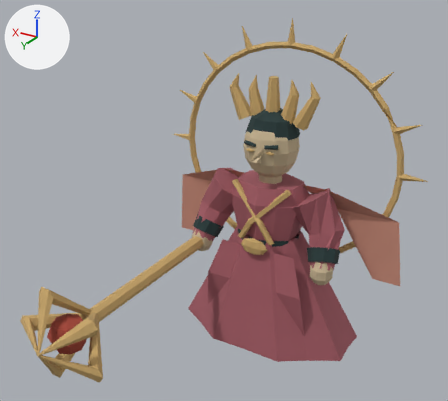
Before and after pictures for a commit that changed the glTF model game/assets/models/boss_wish.glb.
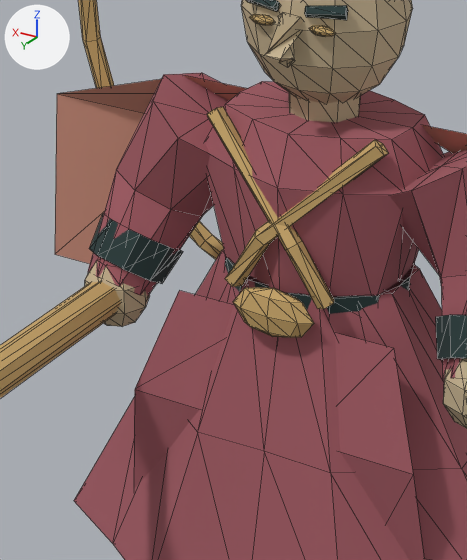
Old and new are each drawn whole from a 50 mm camera at (-3.01, 6.08, 4.86) aimed at (0.04, 1.0, 2.32) and again close up on the part from 37% to 71% of the width and 36% to 82% of the height. Lighting does not change. The marker at upper left points along +X, +Y and +Z. The first two pictures are the older version. The close-ups show mesh edges as thin lines. Where no turn or scale is listed for an object, it has been applied to the vertices. Vertices at exactly the same position are counted once.

Script lines for the objects in view, before the commit:
```python
me_details = bpy.data.meshes.new('Details')
me_details.from_pydata(...)  # 741 vertices, 1380 faces; spans x -1.68..1.68, y -0.47..0.43, z 1.05..4.0
me_details.materials.append(mat_inkvertexpalette)
me_heldmesh = bpy.data.meshes.new('HeldMesh')
me_heldmesh.from_pydata(...)  # 144 vertices, 292 faces; spans x -0.47..0.56, y -0.25..2.75, z -0.5..0.5
me_heldmesh.materials.append(mat_inkvertexpalette)
me_leftarm = bpy.data.meshes.new('LeftArm')
me_leftarm.from_pydata(...)  # 94 vertices, 176 faces; spans x -0.45..0.23, y -0.269..0.388, z -0.904..0.133
me_leftarm.materials.append(mat_inkvertexpalette)
ob_details = bpy.data.objects.new('Details', me_details)
ob_details.location = (0.0, 0.0, 0.0)
ob_heldmesh = bpy.data.objects.new('HeldMesh', me_heldmesh)
ob_heldmesh.location = (0.797, 0.252, 1.36)
ob_leftarm = bpy.data.objects.new('LeftArm', me_leftarm)
ob_leftarm.location = (-0.495, 0.0, 2.096)
# also in view: 'Cloak' at (0.0, -0.23, 1.64); 'RightArm' at (0.6, 0.06, 1.71); 'Cloth' at (0.0, -0.1, 1.21)
```
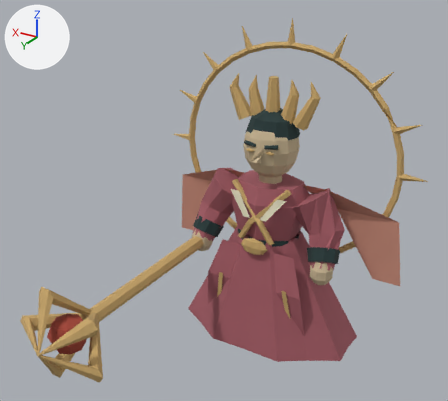
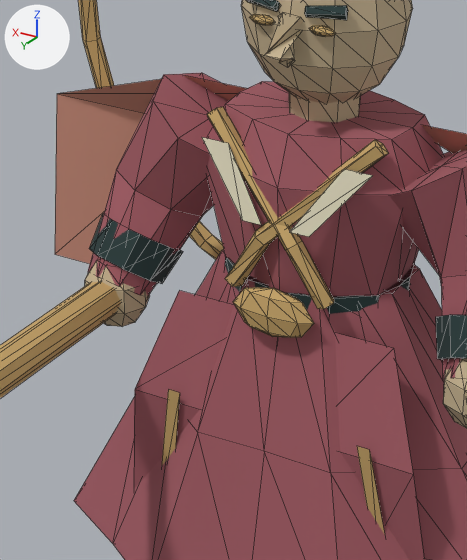
Where the change shows, as pixel boxes [x1, y1, x2, y2] in the close-ups (467 x 560 px):
'Details', reshaped
    before: [78, 0, 413, 337]
    after: [78, 0, 413, 535]
part 1 of me_details, added
    after: [162, 389, 385, 535]
part 2 of me_details, added
    after: [202, 137, 373, 237]

What changed in the scene script:
```text
Change me_details:
    used by ob_details; location = (0.0, 0.0, 0.0)
    verts and faces of me_details; kept vertices keep their numbers, new ones are numbered from 741
    remove me_details.from_pydata(...)  # 741 vertices, 1380 faces; spans x -1.68..1.68, y -0.47..0.43, z 1.05..4.0
    add me_details.from_pydata(...)  # 757 vertices, 1388 faces; spans x -1.68..1.68, y -0.47..0.43, z 0.38..4.0
    me_details part 1
    add verts[741] = (-0.45, 0.43, 1.07)  # pixel (369, 449)
    add verts[742] = (-0.55, 0.34, 0.38)
    add verts[743] = (0.39, 0.43, 1.07)  # pixel (179, 392)
    add verts[744] = (0.49, 0.34, 0.38)
    add for new, old in zip([*range(745, 749)], [*range(741, 745)]): verts[new] = verts[old] + (0.06, 0.0, 0.0)
    add faces += [(741, 745, 746), (741, 746, 742), (743, 747, 748), (743, 748, 744)]
    me_details part 2
    add verts[749] = (-0.36, 0.32, 2.14)  # pixel (372, 175)
    add verts[750] = (-0.24, 0.32, 2.14)  # pixel (343, 169)
    add verts[751] = (-0.06, 0.38, 1.87)  # pixel (289, 232)
    add verts[752] = (-0.14, 0.38, 1.87)  # pixel (309, 236)
    add verts[753] = (0.24, 0.32, 2.14)  # pixel (228, 143)
    add verts[754] = (0.36, 0.32, 2.14)  # pixel (201, 137)
    add verts[755] = (0.14, 0.38, 1.87)  # pixel (242, 220)
    add verts[756] = (0.06, 0.38, 1.87)  # pixel (261, 225)
    add faces += [(749, 750, 751), (749, 751, 752), (753, 754, 755), (753, 755, 756)]
```
